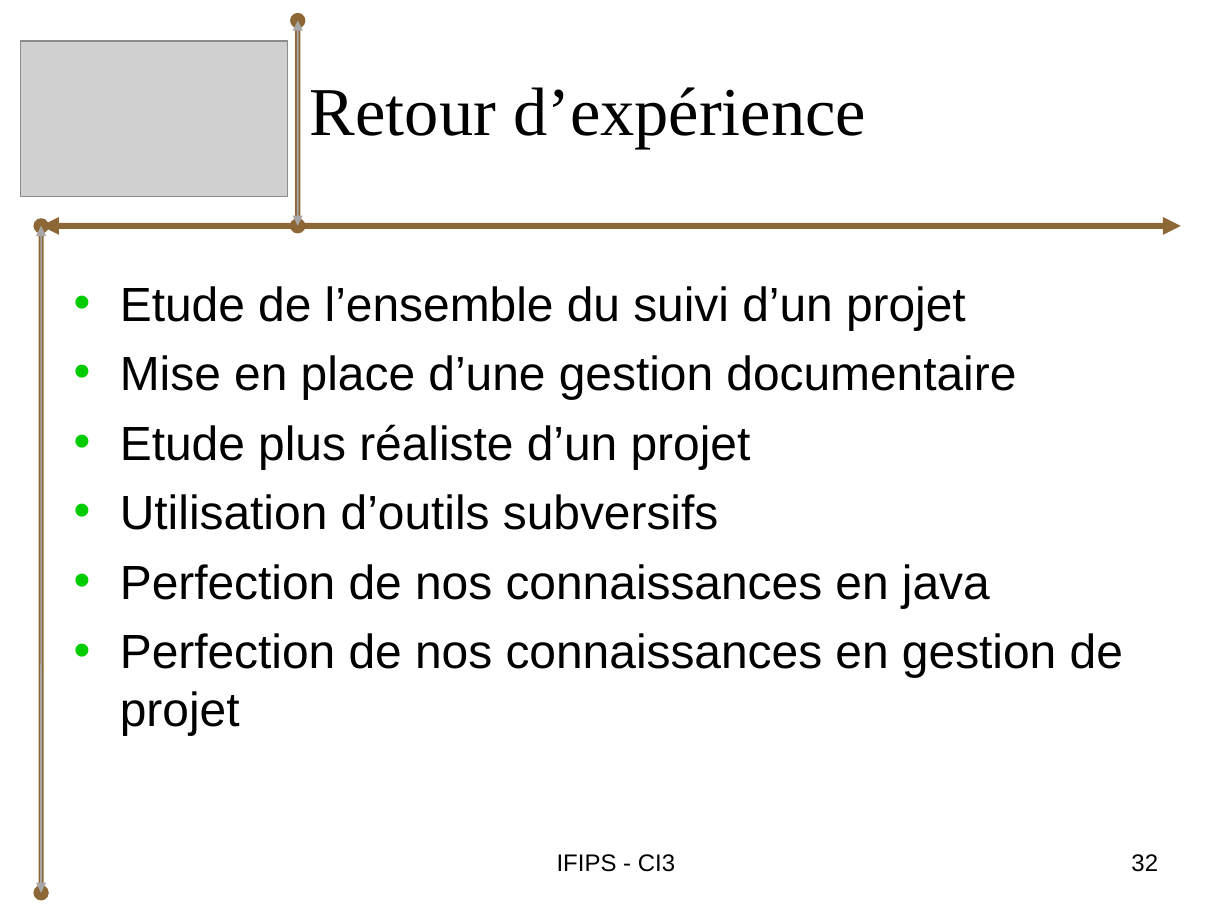
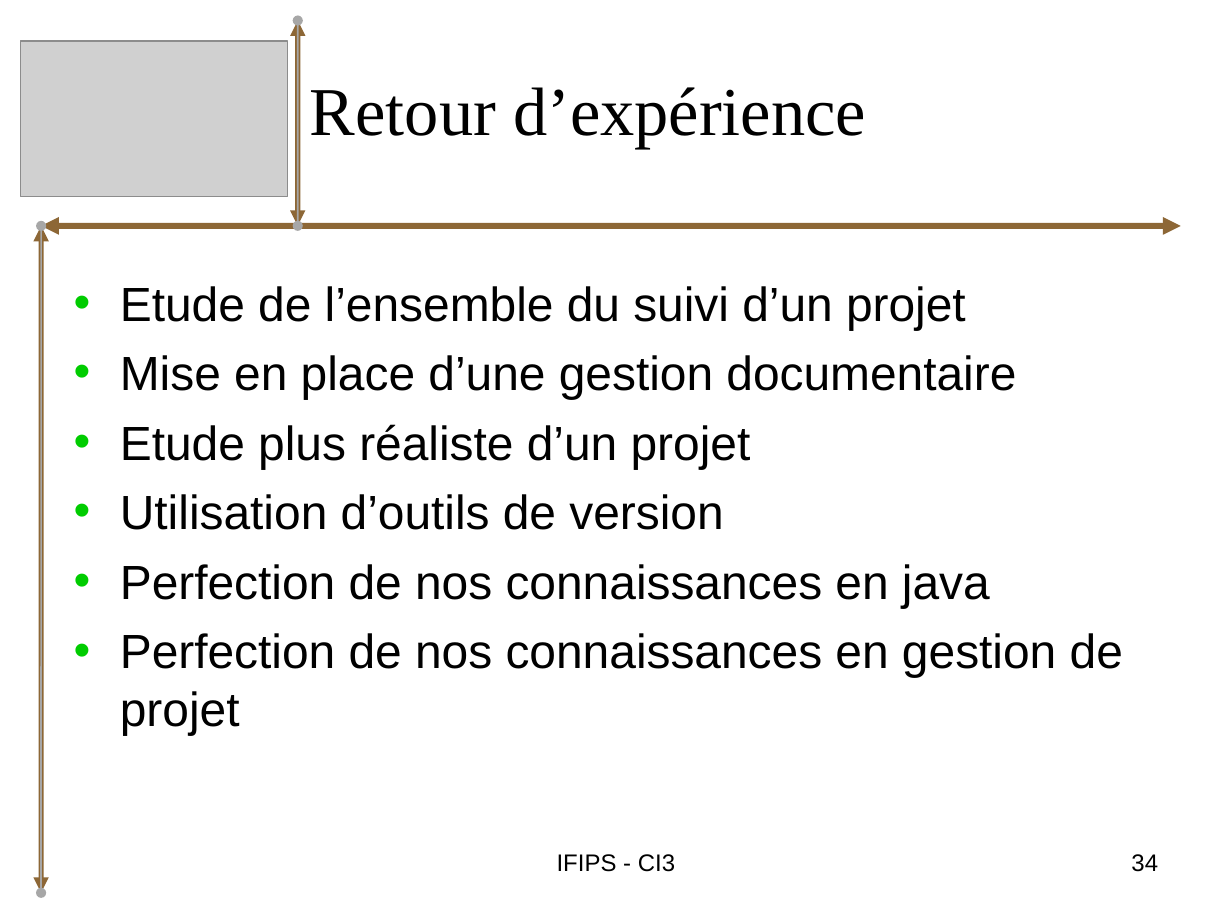
Before and after one commit to bryan-brancotte/projetgl-2008, a slide deck: slide 34 of doc/Soutenance/iGo_Presentation.ppt (slide 32 before the commit). Drawn at 1232x924 pixels with LibreOffice and Linux fonts; fonts in the diff are those of the drawing; grey boxes stand for pictures. Boxes give left, top, right and bottom in pixels: in the first picture for what was removed or moved away, otherwise in the second. Text is boxed around its words. In the diff, an @@ line names an element or a change of style, - is before the commit and + after.

```diff
--- a/doc/Soutenance/iGo_Presentation.ppt
+++ b/doc/Soutenance/iGo_Presentation.ppt
@@ double arrow (298, 225) - (298, 21): arrowheads changed @@
@@ double arrow (298, 225) - (298, 21): arrowheads changed @@
@@ double arrow (41, 893) - (41, 225): arrowheads changed @@
@@ double arrow (41, 893) - (41, 225): arrowheads changed @@
@@ text at box(120, 494, 723, 530): text changed @@
-• Utilisation d’outils subversifs
+• Utilisation d’outils de version
@@ page number at box(1131, 854, 1158, 872): text changed @@
-32
+34
```
Also in this commit, not shown: 17 other slides changed, 2 slides added.
